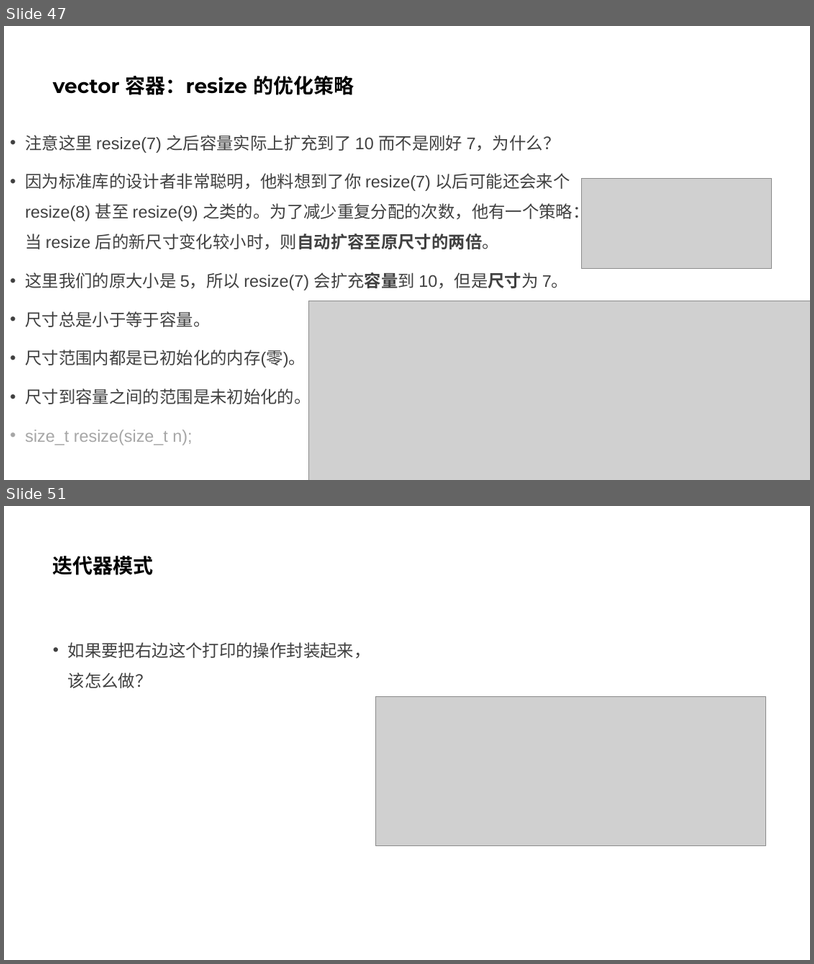
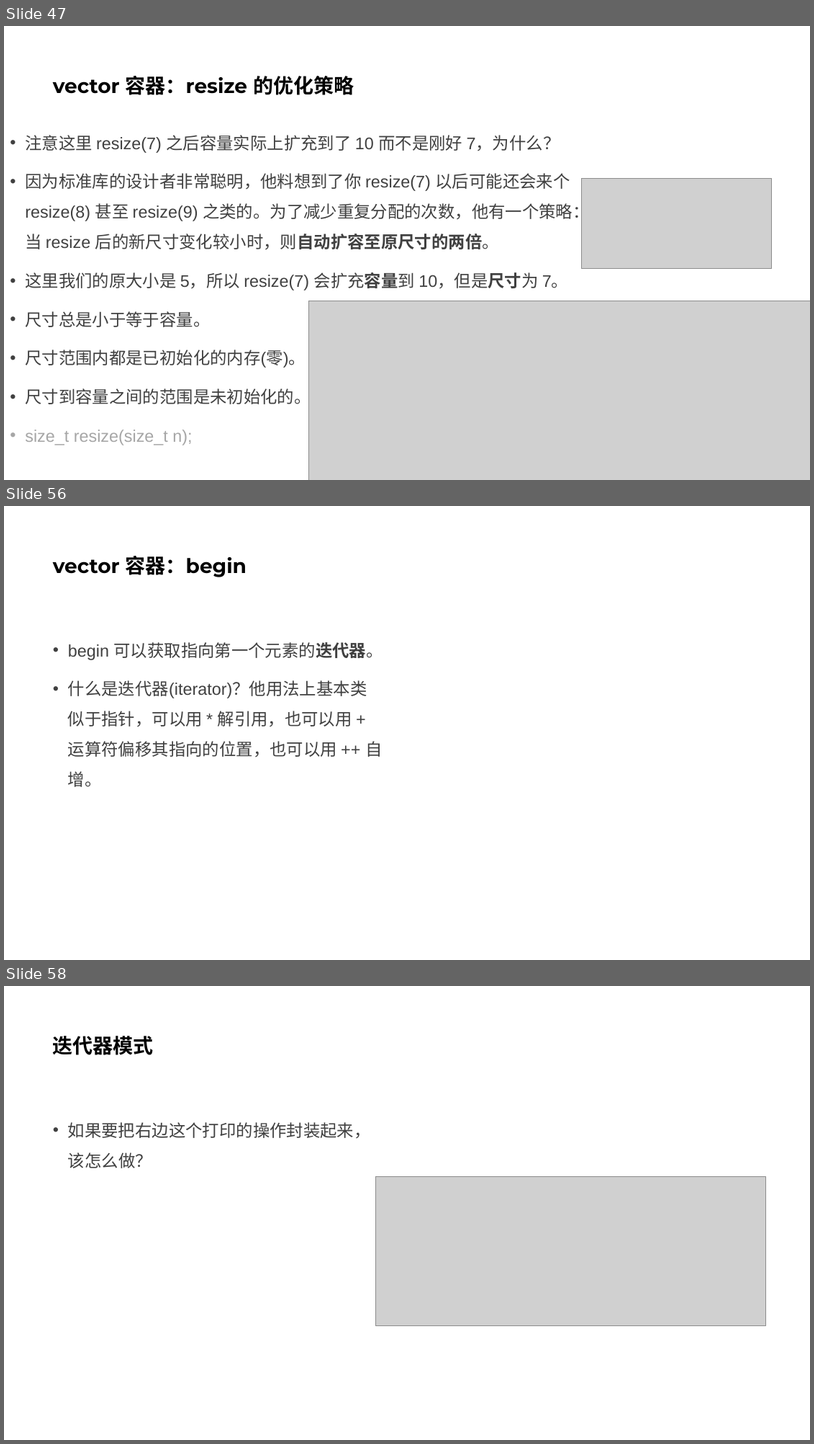
Before and after one commit to parallel101/course, a slide deck: 13/slides.pptx. Shown one above the other, each under a label of ours: slides 47 and 51 before the commit, slides 47, 56 and 58 after it; the slides between them are not shown. The pictures are 814x964 and 814x1444 pixels, drawn with LibreOffice and Linux fonts; fonts in the diff are those of the drawing; grey boxes stand for pictures. Boxes give left, top, right and bottom in pixels: in the first picture for what was removed or moved away, otherwise in the second. Text is boxed around its words. In the diff, an @@ line names an element or a change of style, - is before the commit and + after.

```diff
--- a/13/slides.pptx
+++ b/13/slides.pptx
@@ slide 56 added at (4, 506, 810, 960), background #FFFFFF @@
@@ title added at (53, 556, 247, 577), 24 pt, text #000000, bold @@
+vector 容器：begin
@@ text added at (68, 642, 383, 787), 20 pt, text #404040 @@
+• begin 可以获取指向第一个元素的迭代器。
+• 什么是迭代器(iterator)？他用法上基本类似于指针，可以用 * 解引用，也可以用 + 运算符偏移其指向的位置，也可以用 ++ 自增。
@@ what was slide 51 is now slide 58 @@
```
Also in this commit, not shown: 2 slides changed, 7 other slides added, 1 slide removed, 6 other files.
